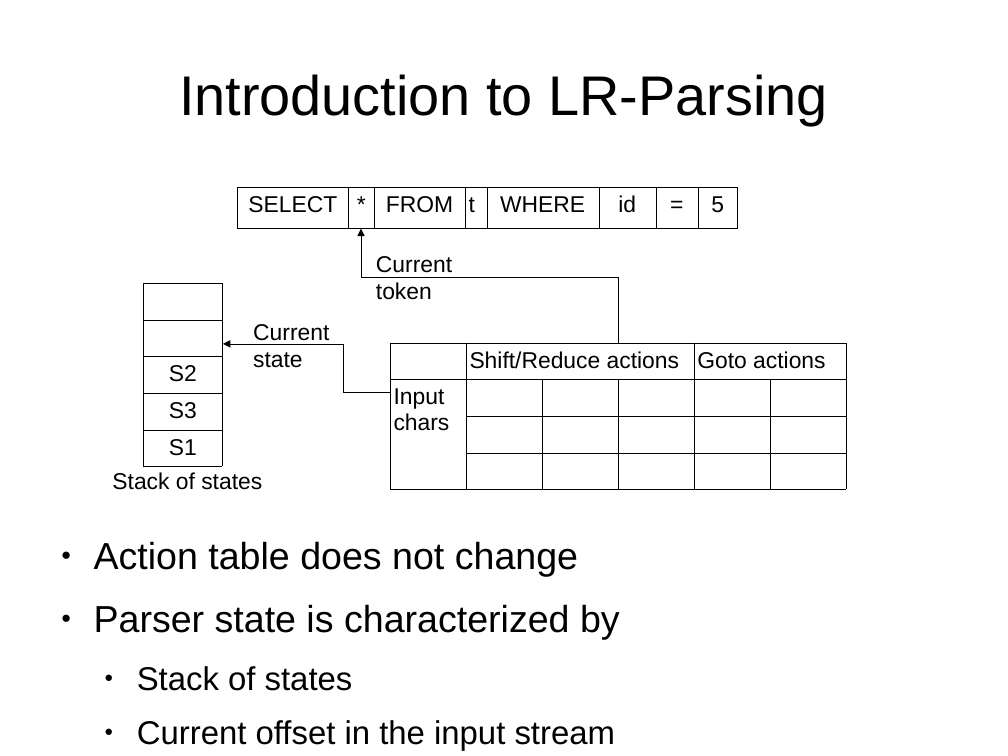
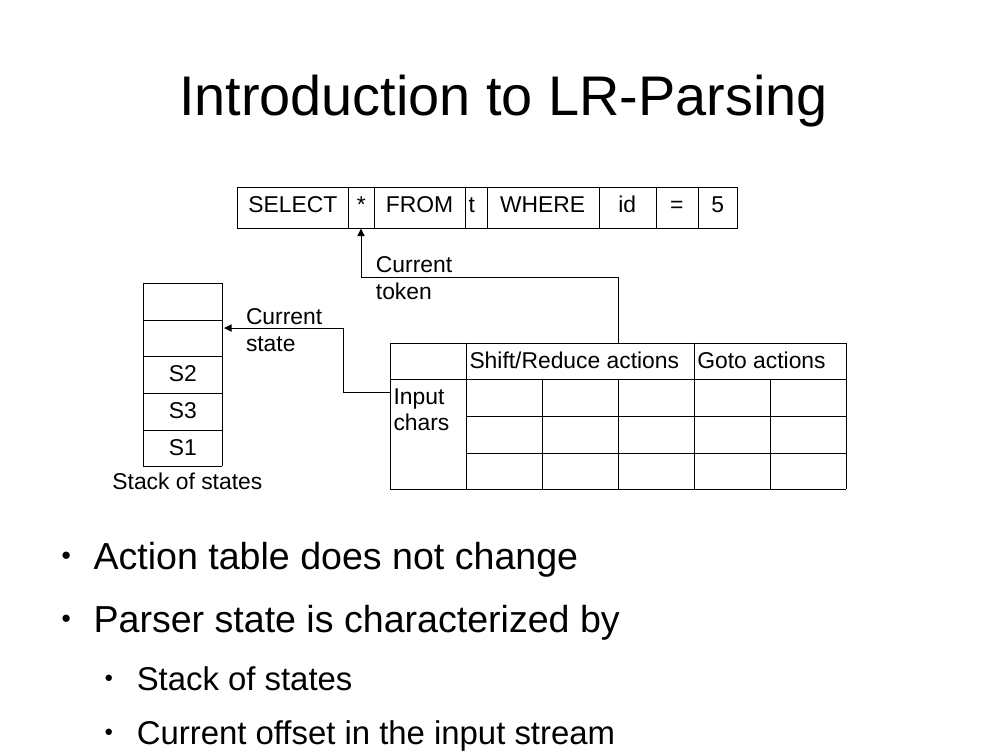
Before and after one commit to abreslav-from-google-code/abreslav, a slide deck: slide 25 of work/PL_Seminar/breslav_abstract_parsing.odp (slide 24 before the commit). Drawn at 1008x756 pixels with LibreOffice and Linux fonts; fonts in the diff are those of the drawing. Boxes give left, top, right and bottom in pixels: in the first picture for what was removed or moved away, otherwise in the second. Text is boxed around its words. In the diff, an @@ line names an element or a change of style, - is before the commit and + after.

```diff
--- a/work/PL_Seminar/breslav_abstract_parsing.odp
+++ b/work/PL_Seminar/breslav_abstract_parsing.odp
@@ text "Current state": place and size @@
-text "Current state" at [253, 324, 329, 368]
+text "Current state" at [246, 308, 322, 352]
@@ elbow arrow moved from (391, 391) - (223, 344) to (391, 391) - (224, 328) @@
```
Also in this commit, not shown: 8 other slides changed, 1 slide added.
